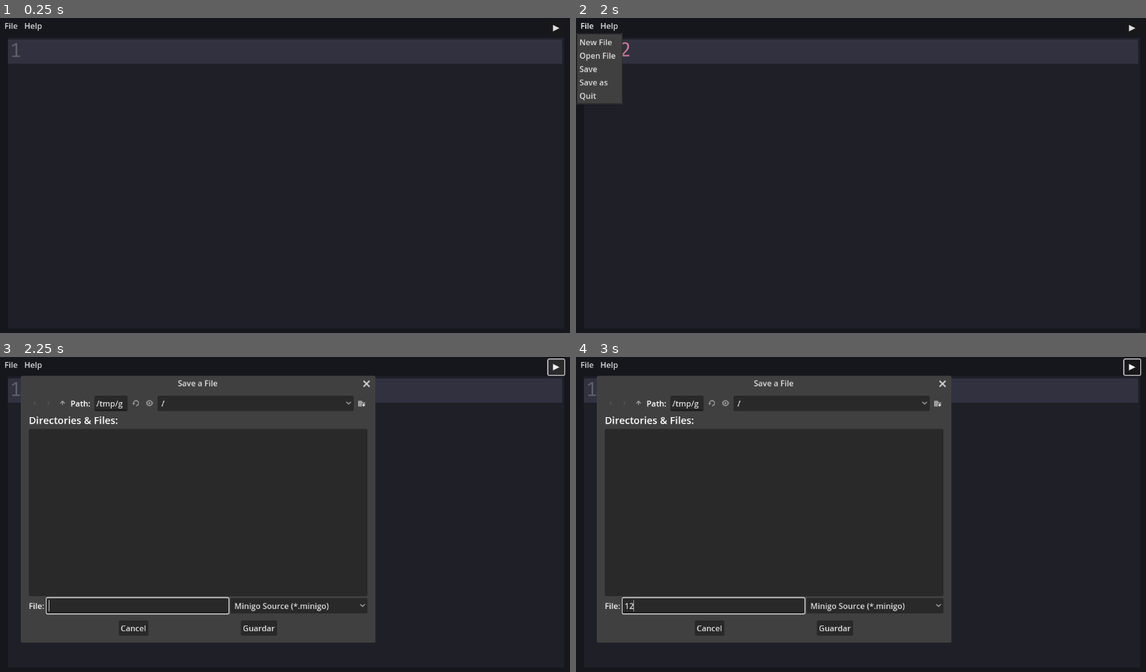
Above: before the commit, frames 1-4 (two rows, left to right).
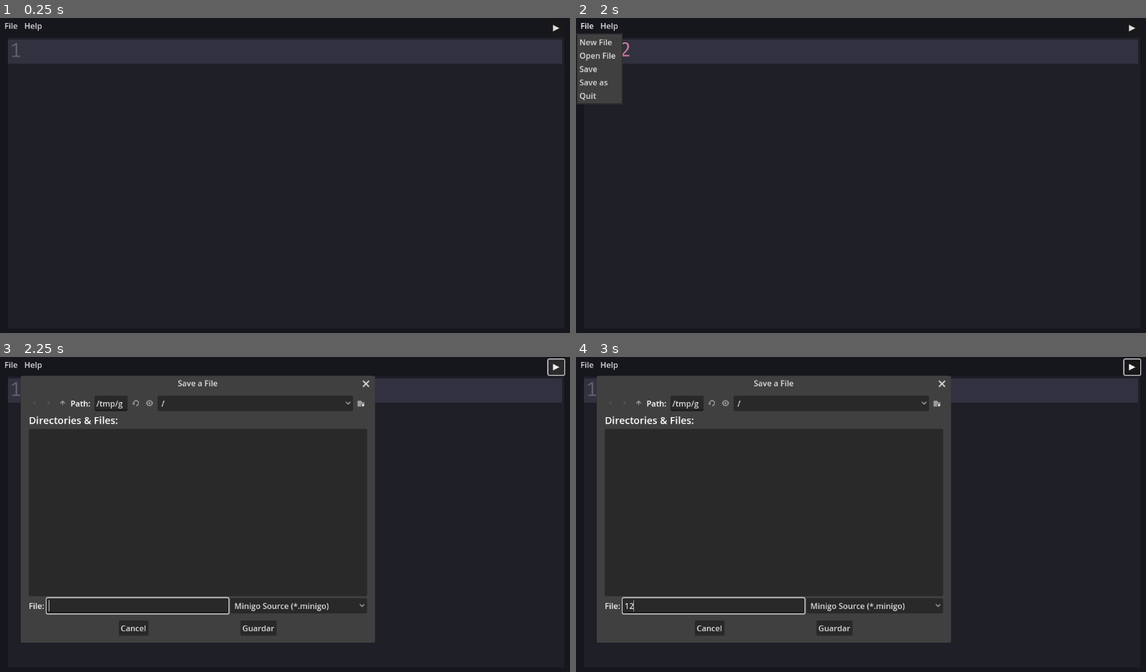
Above: after the commit, the same moments.

Repository: mortalcr/Tronchaeditor
Game: Godot game, scene res://mainsc.tscn
Same seed, same stepped clock (60 frames per second), same inputs: the game is played once before the commit and once after it.
Inputs (mouse positions are in pixels of both pictures, inside the frame that each line leads up to):
- Up to frame 1 (0.25 s): no input
- Up to frame 2 (2 s): click (861, 181) at 0.52 s; type "12" at 0.6 s; click "File" at 1.25 s
- Up to frame 3 (2.25 s): click "▶" at 2 s
- Up to frame 4 (3 s): click (712, 605) at 2.77 s; type "12" at 2.85 s

Frames 1-2 are identical in both runs. In frame 3, less than 0.1% of the frame differs, in the area x 42-65%, y 7-88%; in frame 4, less than 0.1%.

Commit message:
feat: add code completion, indentation and auto brace completion

Diff:
--- a/CodeEdit.gd
+++ b/CodeEdit.gd
@@ -1,4 +1,6 @@
 extends CodeEdit
+
+var changed := false
 
 var colors = {
 	"keyword": to_color("#957FB8"),
@@ -72,7 +74,73 @@
 func to_color(color: String) -> Color:
 	return Color.from_string(color, "#ff0000");
 
+
+
 func _ready():
+	code_completion_enabled = true
+	text_changed.connect(func():
+		request_code_completion()
+	)
+	code_completion_requested.connect(func():
+		var text_for_completion = get_text_for_code_completion()
+		var completion_index = text_for_completion.find(char(0xFFFF))
+		var last_space = text_for_completion.rfind(" ", completion_index)
+		var word = ""
+		if last_space > -1:
+			word = text_for_completion.substr(last_space + 1, completion_index - last_space - 1)
+		else:
+			word = text_for_completion.substr(0, completion_index)
+		word = word.strip_edges()
+		var completions = {
+			"func": "func FuncName() {};",
+			"main": "func main() {};",
+			"return": "return",
+			"if": "if {};",
+			"else": "else {};",
+			"package": "package",
+			"var": "var",
+			"const": "const",
+			"switch": "switch() {};",
+			"continue": "continue",
+			"break": "break",
+			"for": "for ; ; {};",
+			"type": "type Name {};",
+			"struct": "struct {}",
+			"default": "default",
+			"case": "case",
+			"print": "print();",
+			"println": "println();",
+			"append": "append();",
+			"cap": "cap();",
+			"len": "len();",
+			"panic": "panic();",
+			"int": "int",
+			"int8": "int8",
+			"int16": "int16",
+			"int32": "int32",
+			"int64": "int64",
+			"uint": "uint",
+			"uint8": "uint8",
+			"uint16": "uint16",
+			"uint32": "uint32",
+			"uint64": "uint64",
+			"complex64": "complex64",
+			"complex128": "complex128",
+			"float32": "float32",
+			"float64": "float64",
+			"string": "string",
+			"bool": "bool",
+			"error": "error();",
+		}
+
+		keywords = ["func", "return", "if", "else", "package", "var", "const", "switch", "continue", "break", "for", "type", "struct", "default", "case", "print", "println", "append", "cap", "len", "panic", "int", "int8", "int16", "int32", "int64", "uint", "uint8", "uint16", "uint32", "uint64", "complex64", "complex128", "float32", "float64", "string", "bool", "error"]
+
+		for words in keywords:
+			if words.begins_with(words[0]) and word.is_subsequence_of(words):  # Check only the first character for efficiency
+				if words in completions:
+					add_code_completion_option(CodeEdit.KIND_PLAIN_TEXT, words, completions[words])
+		update_code_completion_options(false)
+	)
 	var code_highlighter: CodeHighlighter = CodeHighlighter.new()
 	code_highlighter.number_color = colors.number
 	code_highlighter.function_color = colors.function
--- a/app.gd
+++ b/app.gd
@@ -3,6 +3,8 @@
 var app_name := "Tronchaditor"
 var current_file := "Untitled"
 var edited := false
+var changed := false
+var string_array = PackedStringArray(["func", "print"])
 @onready var code_editor: CodeEdit = $MarginContainer/VBoxContainer/CodeEdit;
 @onready var error_box: Label = $MarginContainer/VBoxContainer/ErrorBox;
 
@@ -20,6 +22,7 @@
 	$MenuButtonHelp.get_popup().add_item("Godot Website")
 	$MenuButtonHelp.get_popup().add_item("About")
 	$MenuButtonHelp.get_popup().id_pressed.connect(_on_Help_pressed)
+
 
 func update_window_title():
 	DisplayServer.window_set_title(app_name + " - " + current_file.get_file())
--- a/mainsc.tscn
+++ b/mainsc.tscn
@@ -47,6 +47,8 @@
 highlight_all_occurrences = true
 highlight_current_line = true
 gutters_draw_line_numbers = true
+indent_automatic = true
+auto_brace_completion_enabled = true
 script = ExtResource("3_v67kt")
 
 [node name="ErrorBox" type="Label" parent="MarginContainer/VBoxContainer"]
@@ -60,7 +62,7 @@
 title = "Open a File"
 position = Vector2i(50, 70)
 size = Vector2i(500, 500)
-ok_button_text = "Open"
+ok_button_text = "Abrir"
 file_mode = 0
 access = 2
 filters = PackedStringArray("*.minigo ; Minigo Source")
Not shown, added: export_presets.cfg
Not shown, added: build/Tronchaeditor.exe
Not shown, added: build/Tronchaeditor.pck
Not shown, added: build/Tronchaeditor.x86_64
